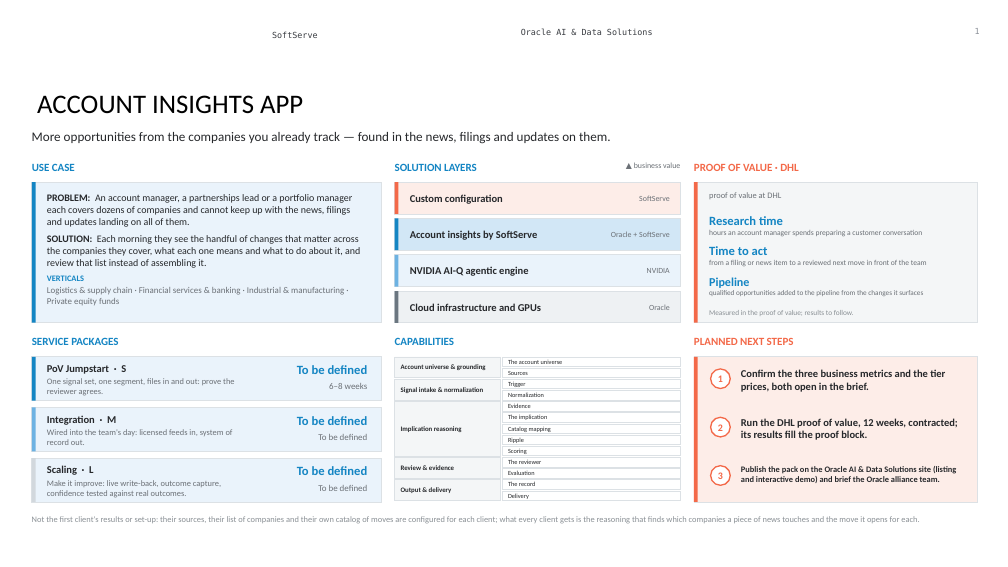
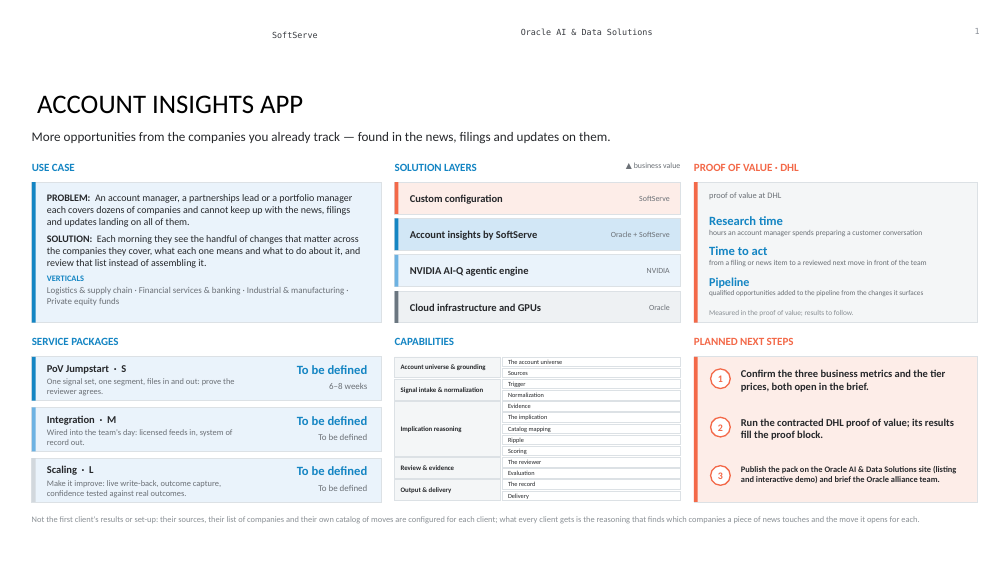
Before and after one commit to alexey-orlov/AO-Personal-OS, a slide deck: slide 1 of outputs/oracle-packs/account-insights/artifacts/account-insights-exec-summary.pptx. Drawn at 1008x567 pixels with LibreOffice and Linux fonts; fonts in the diff are those of the drawing; background and template pictures are left out. Boxes give left, top, right and bottom in pixels: in the first picture for what was removed or moved away, otherwise in the second. Text is boxed around its words. In the diff, an @@ line names an element or a change of style, - is before the commit and + after.

Commit message:
autosync: KN7X2Y65NX 2026-09-23 19:54 (1 changed)

```diff
--- a/outputs/oracle-packs/account-insights/artifacts/account-insights-exec-summary.pptx
+++ b/outputs/oracle-packs/account-insights/artifacts/account-insights-exec-summary.pptx
@@ text at [741,418,954,440]: text changed @@
-Run the DHL proof of value, 12 weeks, contracted; its results fill the proof block.
+Run the contracted DHL proof of value; its results fill the proof block.
```
